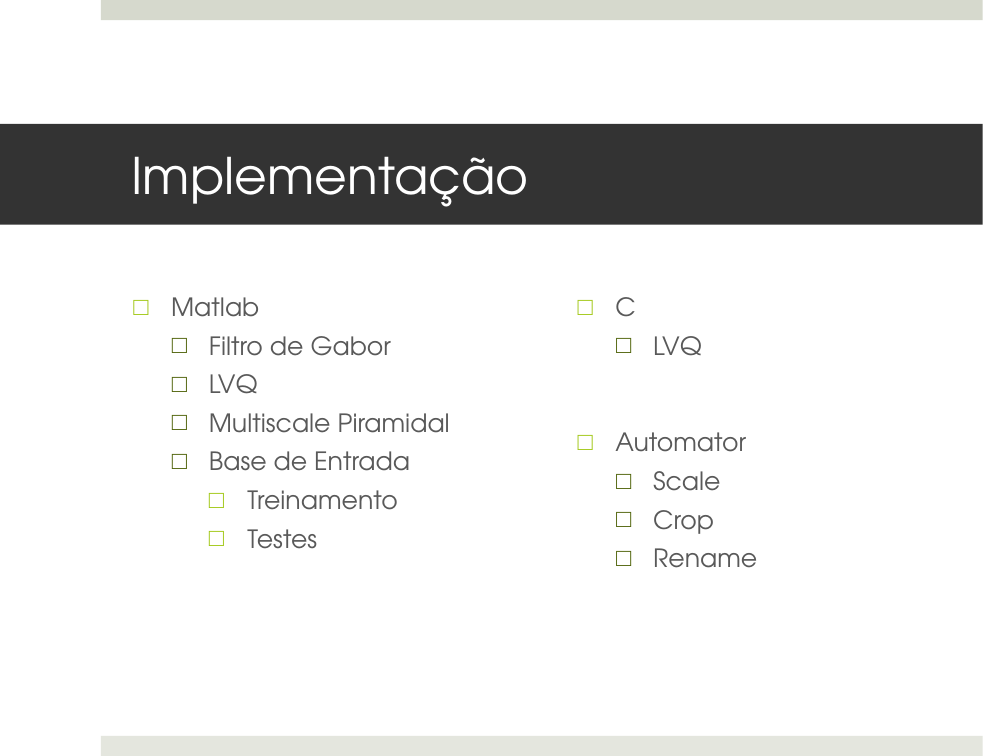
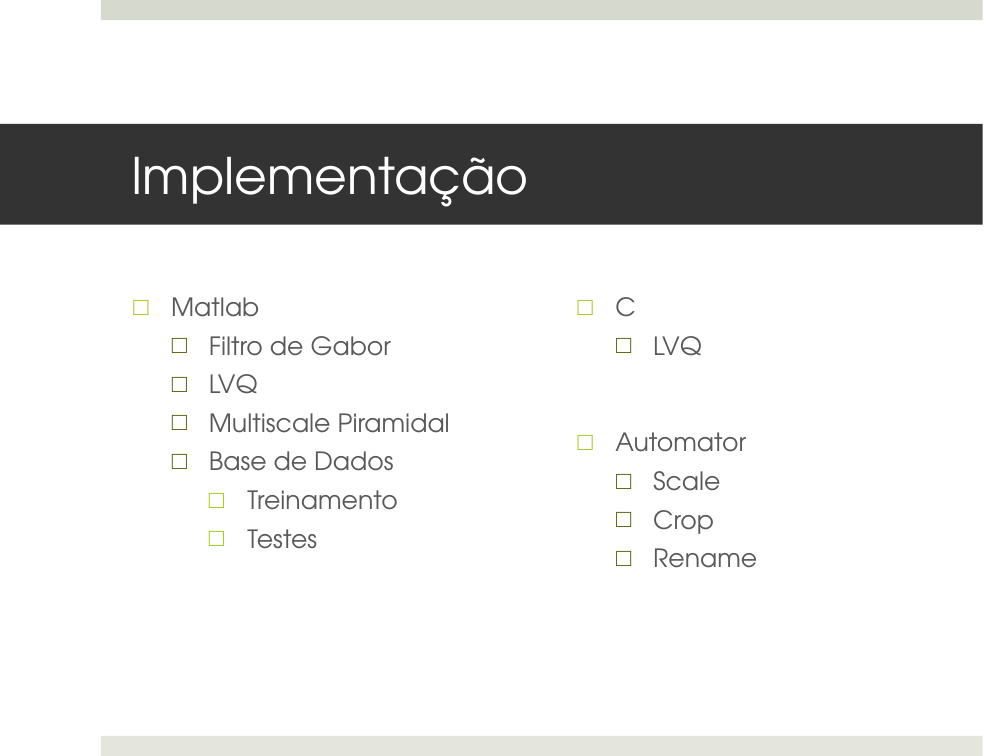
Before and after one commit to MarioBajr/Redes-Neurais, a slide deck: slide 30 of projeto PI.pptx (slide 26 before the commit). Drawn at 1008x756 pixels with LibreOffice and Linux fonts; fonts in the diff are those of the drawing. Boxes give left, top, right and bottom in pixels: in the first picture for what was removed or moved away, otherwise in the second. Text is boxed around its words. In the diff, an @@ line names an element or a change of style, - is before the commit and + after.

```diff
--- a/projeto PI.pptx
+++ b/projeto PI.pptx
@@ text at [209, 451, 393, 471]: text changed @@
-  □ Base de Entrada
+  □ Base de Dados
```
Also in this commit, not shown: 6 other slides changed, 4 slides added, 9 slides removed.
